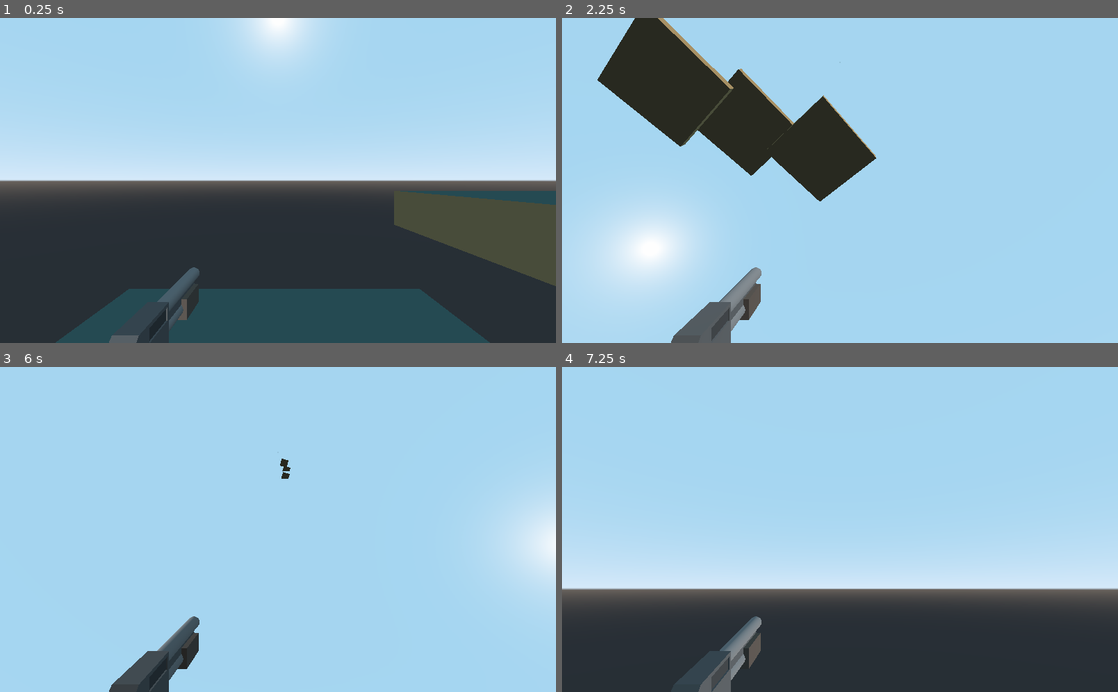
Above: before the commit, frames 1-4 (two rows, left to right).
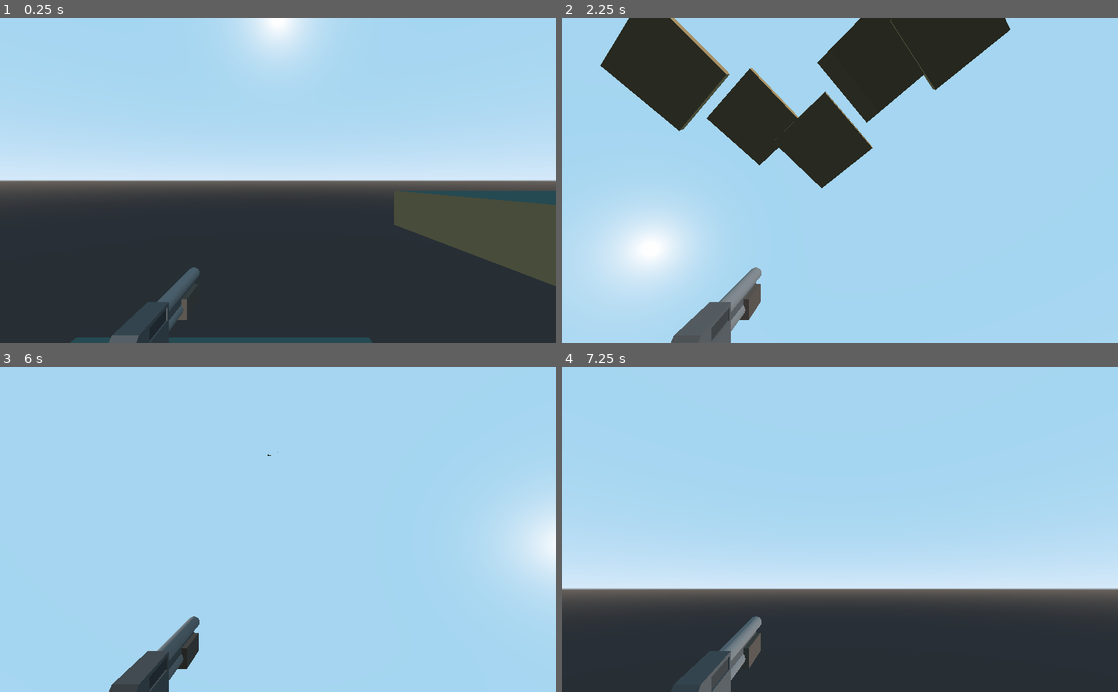
Above: after the commit, the same moments.

Repository: WillNilges/Slender-RIT
Game: Godot game, scene res://Spatial.tscn
Same seed, same stepped clock (60 frames per second), same inputs: the game is played once before the commit and once after it. This scene is started directly instead of the project's main scene.
Inputs (mouse positions are in pixels of both pictures, inside the frame that each line leads up to):
- Up to frame 1 (0.25 s): no input
- Up to frame 2 (2.25 s): tap Enter (ui_accept) at 0.5, 2 s; move the mouse to (962, 164) at 0.52 s; hold D (move_right) 0.53-1.28 s; tap Space (jump) at 0.77, 1.52 s; move the mouse to (728, 196) at 1.27 s; hold S (move_backward) 1.28-2.03 s; move the mouse to (895, 109) at 2.02 s; hold D (move_right) from 2.03 s (still down)
- Up to frame 3 (6 s): move the mouse to (250, 594) at 2.77 s; release D (move_right) at 2.78 s; hold W (move_forward) 2.78-3.53 s; tap Space (jump) at 3.02, 3.77, 4.52 s; tap Enter (ui_accept) every 0.75 s from 3.5 to 5.75 s; move the mouse to (444, 578) at 3.52 s; hold A (move_left) 3.53-5.03 s; move the mouse to (111, 480) at 4.27 s; move the mouse to (305, 529) at 5.02 s; hold S (move_backward) 5.03-5.78 s; move the mouse to (194, 448) at 5.77 s; hold D (move_right) from 5.78 s (still down)
- Up to frame 4 (7.25 s): tap Space (jump) at 6.02, 6.77 s; move the mouse to (962, 513) at 6.52 s; release D (move_right) at 6.53 s; hold W (move_forward) from 6.53 s (still down)

The runs differ from the first frame. In frame 1, 8.7% of the frame differs, in the area x 10-89%, y 83-100%; in frame 2, 10%, in the area x 6-81%, y 0-57%; in frame 3, less than 0.1%; in frame 4, less than 0.1%.

Commit message:
Capture mouse pointer.

Diff:
--- a/Spatial.tscn
+++ b/Spatial.tscn
@@ -36,8 +36,20 @@
 [node name="CollisionShape" type="CollisionShape" parent="Node/Ground2/StaticBody"]
 shape = SubResource( 1 )
 
+[node name="Ground5" type="MeshInstance" parent="Node"]
+transform = Transform( 1, 0, 0, 0, 1, 0, 0, 0, 1, 3.40247, 0.91418, 7.82742 )
+mesh = ExtResource( 1 )
+material/0 = null
+material/1 = null
+material/2 = null
+
+[node name="StaticBody" type="StaticBody" parent="Node/Ground5"]
+
+[node name="CollisionShape" type="CollisionShape" parent="Node/Ground5/StaticBody"]
+shape = SubResource( 1 )
+
 [node name="Ground3" type="MeshInstance" parent="Node"]
-transform = Transform( 1, 0, 0, 0, 1, 0, 0, 0, 1, -1.56456, 0.574527, -0.557267 )
+transform = Transform( 1, 0, 0, 0, 1, 0, 0, 0, 1, -2.09213, 0.0834949, -0.539808 )
 mesh = ExtResource( 1 )
 material/0 = null
 material/1 = null
@@ -48,6 +60,30 @@
 [node name="CollisionShape" type="CollisionShape" parent="Node/Ground3/StaticBody"]
 shape = SubResource( 1 )
 
+[node name="Ground4" type="MeshInstance" parent="Node"]
+transform = Transform( 1, 0, 0, 0, 1, 0, 0, 0, 1, 2.66387, 1.02703, 5.01477 )
+mesh = ExtResource( 1 )
+material/0 = null
+material/1 = null
+material/2 = null
+
+[node name="StaticBody" type="StaticBody" parent="Node/Ground4"]
+
+[node name="CollisionShape" type="CollisionShape" parent="Node/Ground4/StaticBody"]
+shape = SubResource( 1 )
+
+[node name="Ground6" type="MeshInstance" parent="Node"]
+transform = Transform( 1, 0, 0, 0, 1, 0, 0, 0, 1, 2.45086, 1.16664, 11.2964 )
+mesh = ExtResource( 1 )
+material/0 = null
+material/1 = null
+material/2 = null
+
+[node name="StaticBody" type="StaticBody" parent="Node/Ground6"]
+
+[node name="CollisionShape" type="CollisionShape" parent="Node/Ground6/StaticBody"]
+shape = SubResource( 1 )
+
 [node name="DirectionalLight" type="DirectionalLight" parent="."]
 transform = Transform( 1, 0, 0, 0, 1, 0, 0, 0, 1, 0.167926, 2.33246, 4.8885 )
 shadow_enabled = true
--- a/player.gd
+++ b/player.gd
@@ -21,6 +21,9 @@
 
 # player components
 onready var camera = get_node("Camera")
+
+func _ready():
+	Input.set_mouse_mode(Input.MOUSE_MODE_CAPTURED)
 
 # called when an input is detected
 func _input (event):
